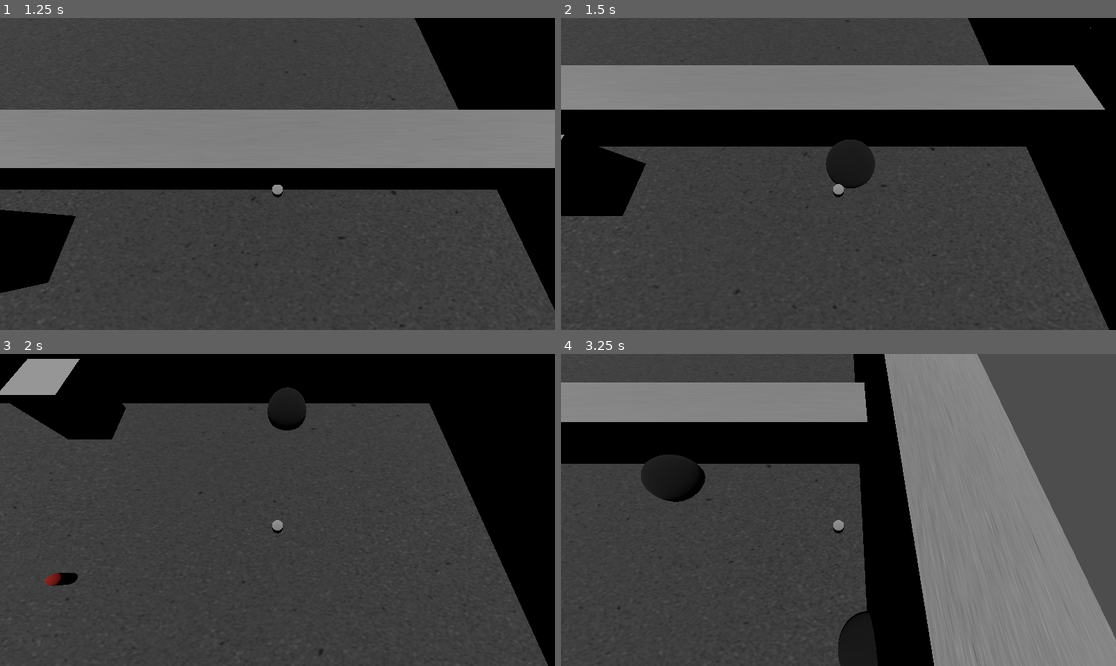
Above: before the commit, frames 1-4 (two rows, left to right).
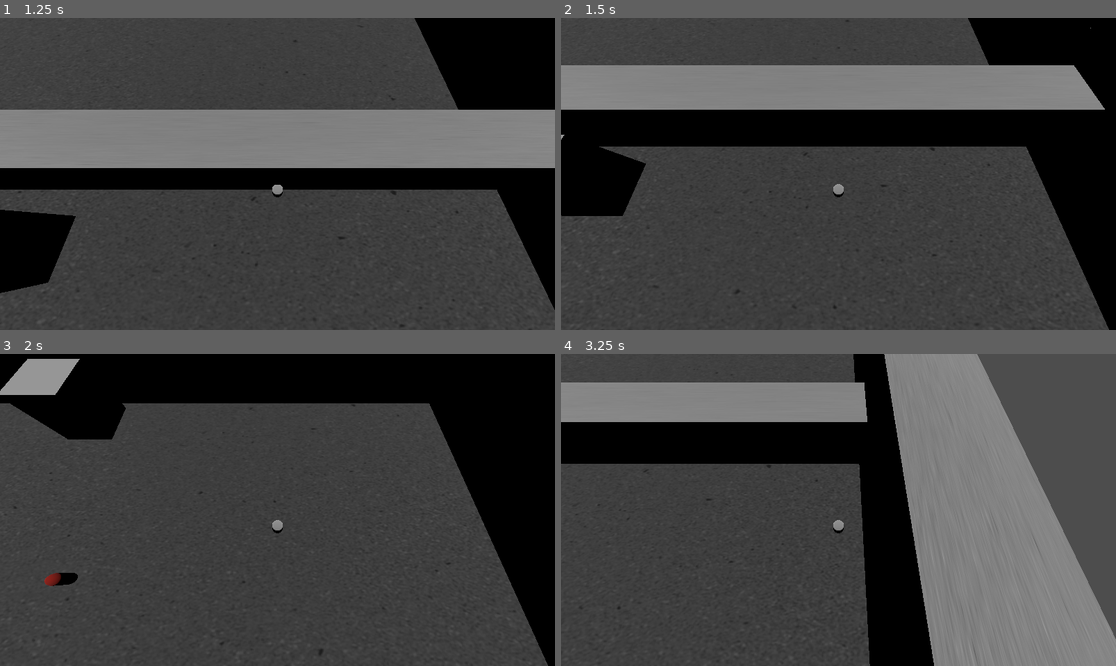
Above: after the commit, the same moments.

Repository: DresseurPanda/tp-iut-R506-bomberman
Game: Godot game, scene res://main.tscn
Two runs of this game, one before a commit and one after it. Both use one fixed random seed, a clock stepped at 60 frames per second and the inputs below.
Inputs:
- Up to frame 1 (1.25 s): tap Enter (ui_accept) at 0.5 s; hold Right (ui_right) from 0.53 s (still down); hold Enter (ui_accept) from 0.53 s (still down)
- Up to frame 2 (1.5 s): release Right (ui_right) at 1.28 s; release Enter (ui_accept) at 1.28 s; hold Down (ui_down) from 1.28 s (still down); tap Space (poser_bombe) at 1.35 s
- Up to frame 3 (2 s): keep holding Down (ui_down); tap Enter (ui_accept) at 1.52, 1.55, 1.82 s
- Up to frame 4 (3.25 s): release Down (ui_down) at 2.03 s; hold Right (ui_right) 2.03-2.78 s; hold Enter (ui_accept) 2.03-2.78 s; hold Up (ui_up) from 2.78 s (still down); tap Space (poser_bombe) at 2.85 s; tap Enter (ui_accept) at 3.02, 3.05 s

Frame 1 is identical in both runs. In frame 2, 1.1% of the frame differs, in the area x 47-57%, y 38-55%; in frame 3, 0.8%; in frame 4, 2.2%, in the area x 14-58%, y 32-100%.

Commit message:
WIP bombe

Diff:
--- a/Bombe/bomb.gd
+++ b/Bombe/bomb.gd
@@ -1,11 +1,56 @@
 extends Area3D
 
+## Taille d'une case de la grille (doit correspondre au pas utilise par le joueur).
+const CELL_SIZE := 1.0
+
+## Les 4 directions de propagation de l'explosion (croix).
+const DIRECTIONS := [Vector3.RIGHT, Vector3.LEFT, Vector3.FORWARD, Vector3.BACK]
+
+## Portee de base de la bombe (en nombre de cases), avant application du multiplicateur.
+@export var base_range: int = 1
+
+## Multiplicateur de portee partage par toutes les bombes.
+## Les bonus n'auront qu'a faire "Bomb.range_multiplier += 1" pour l'augmenter.
+static var range_multiplier: float = 1.0
+
 @onready var timer: Timer = $Timer
+
 
 func _ready() -> void:
 	timer.start()
 	timer.timeout.connect(_on_timeout)
 
+
+func get_effective_range() -> int:
+	return int(base_range * range_multiplier)
+
+
 func _on_timeout() -> void:
-	print("Boom !")
+	explode()
 	queue_free()
+
+
+func explode() -> void:
+	var range_cases := get_effective_range()
+
+	# La case de la bombe elle-meme explose toujours.
+	_explode_cell(global_position)
+
+	# Puis on propage dans les 4 directions, case par case, jusqu'a la portee
+	# ou jusqu'a rencontrer un obstacle qui bloque l'explosion.
+	for direction in DIRECTIONS:
+		for i in range(1, range_cases + 1):
+			var cell_pos: Vector3 = global_position + direction * CELL_SIZE * i
+			var blocked := _explode_cell(cell_pos)
+			if blocked:
+				break
+
+
+## Traite l'explosion d'une case donnee.
+## Retourne true si l'explosion doit s'arreter dans cette direction (mur rencontre).
+func _explode_cell(cell_pos: Vector3) -> bool:
+	# TODO (US08/US09) : verifier ici si un mur indestructible bloque la case
+	# (retourner true sans effet), ou si un mur destructible doit etre detruit
+	# (le detruire puis retourner true).
+	print("Explosion sur la case : ", cell_pos)
+	return false
--- a/Bombe/bombe.tscn
+++ b/Bombe/bombe.tscn
@@ -1,24 +1,20 @@
 [gd_scene format=3 uid="uid://bgk5gkvrq7eeg"]
 
 [ext_resource type="Script" uid="uid://dxrd636bgx76a" path="res://Bombe/bomb.gd" id="1_ux0ho"]
+[ext_resource type="PackedScene" uid="uid://frme45o1cjwv" path="res://Bombe/free_asset__pirate_bomb.glb" id="2_kjfnb"]
 
 [sub_resource type="SphereShape3D" id="SphereShape3D_i857s"]
-
-[sub_resource type="StandardMaterial3D" id="StandardMaterial3D_i857s"]
-albedo_color = Color(0, 0, 0, 1)
-
-[sub_resource type="SphereMesh" id="SphereMesh_i857s"]
-material = SubResource("StandardMaterial3D_i857s")
 
 [node name="Bomb" type="Area3D" unique_id=646015934]
 script = ExtResource("1_ux0ho")
 
+[node name="BombModel" parent="." unique_id=1443409243 instance=ExtResource("2_kjfnb")]
+transform = Transform3D(0.45, 0, 0, 0, 0.45, 0, 0, 0, 0.45, 0, 0, 0)
+
 [node name="CollisionShape3D" type="CollisionShape3D" parent="." unique_id=49400015]
+transform = Transform3D(1.2, 0, 0, 0, 1.2, 0, 0, 0, 1.2, 0, 0, 0)
 rotation_order = 3
 shape = SubResource("SphereShape3D_i857s")
 
-[node name="MeshInstance3D" type="MeshInstance3D" parent="." unique_id=650145041]
-mesh = SubResource("SphereMesh_i857s")
-
 [node name="Timer" type="Timer" parent="." unique_id=1073649688]
-wait_time = 3.0
+wait_time = 2.0
